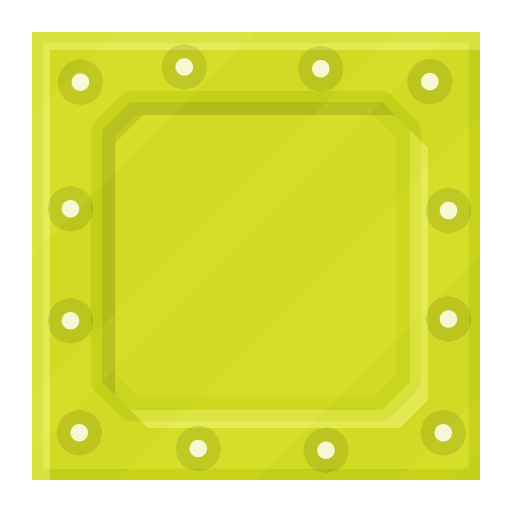
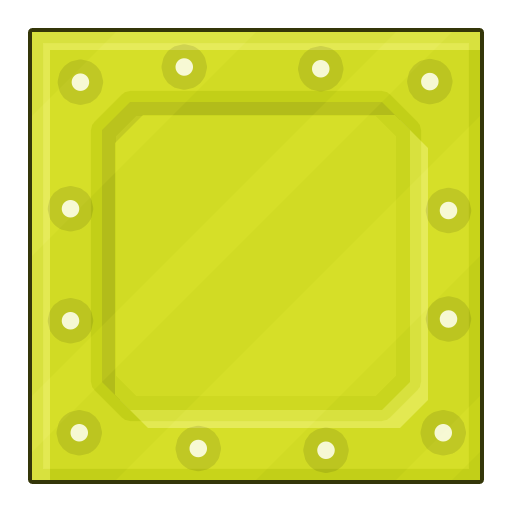
Before/after of a 512px x 512px layered artwork. What changed in the layer stack:
pixels changed over (28, 28, 484, 484) (layer not identified)
